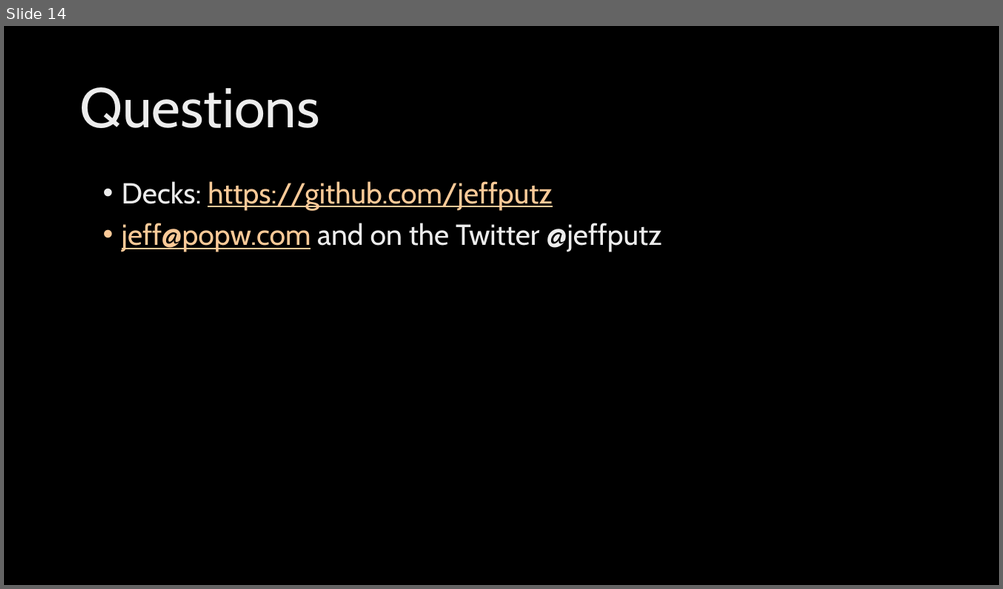
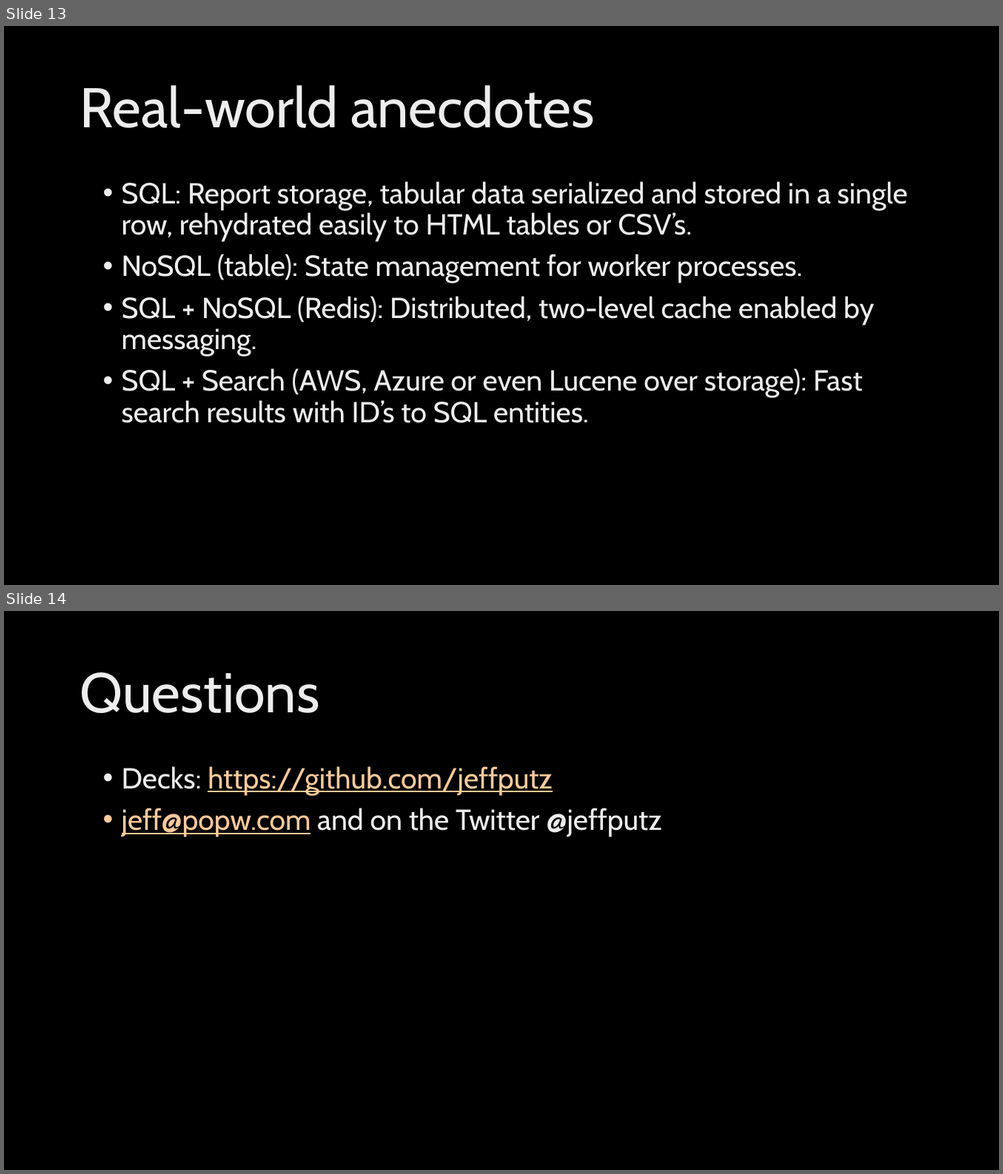
Before and after one commit to jeffputz/presentations, a slide deck: Architecture Without Data Drama.pptx. Shown one above the other, each under a label of ours: slide 14 before the commit, slides 13 and 14 after it. The pictures are 1003x589 and 1003x1174 pixels, drawn with LibreOffice and Linux fonts; fonts in the diff are those of the drawing; background and template pictures are left out. Boxes give left, top, right and bottom in pixels: in the first picture for what was removed or moved away, otherwise in the second. Text is boxed around its words. In the diff, an @@ line names an element or a change of style, - is before the commit and + after.

```diff
--- a/Architecture Without Data Drama.pptx
+++ b/Architecture Without Data Drama.pptx
@@ slide 13 added at box(4, 26, 999, 585), background picture (left out) @@
@@ title added at box(79, 85, 594, 128), 54 pt, text gradient #BFBFBF to #EDEDED to #FFFFFF @@
+Real-world anecdotes
@@ text added at box(122, 181, 908, 423), 28 pt, text gradient #BFBFBF to #EDEDED to #FFFFFF @@
+• SQL: Report storage, tabular data serialized and stored in a single row, rehydrated easily to HTML tables or CSV’s.
+• NoSQL (table): State management for worker processes.
+• SQL + NoSQL (Redis): Distributed, two-level cache enabled by messaging.
+• SQL + Search (AWS, Azure or even Lucene over storage): Fast search results with ID’s to SQL entities.
```
Also in this commit, not shown: 7 slides changed, 1 slide removed.
